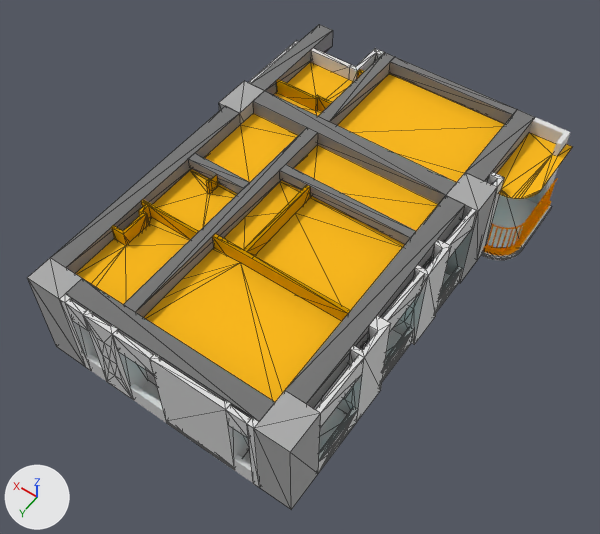
The glTF model LP_2BR_M.gltf: old version first, new version second.
The view is the same before and after, from a 50 mm lens placed at (-3.91, 19.42, 20.09), pointed at (4.72, 7.34, 1.1). Every picture has the same lights, and +X, +Y and +Z are marked at lower left. The older version comes first. Mesh edges are drawn as thin lines on the coarser meshes.
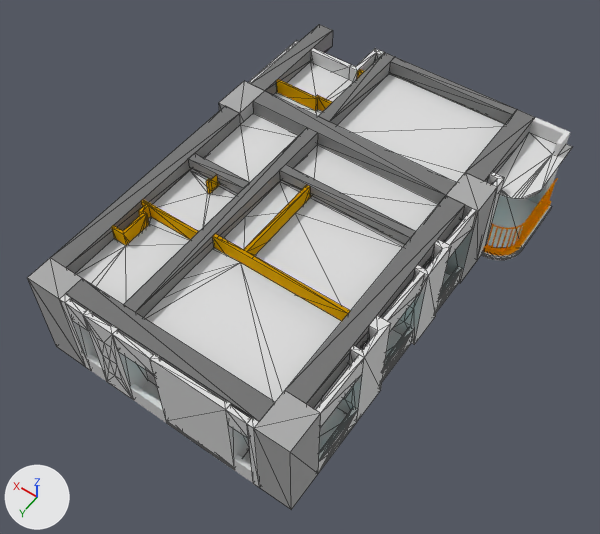
What changed in the scene script:
```text
Change mat_custom__1___imported:
    mat_custom__1___imported.base_color: (1.0, 0.498, 0.0) -> (0.745, 0.745, 0.745)  # yellow #ffbb00 -> light grey #e0e0e0
```

Location of each change, (x1, y1, x2, y2) in pixels of the pictures (600 x 534 px):
'Mesh_15', recoloured (yellow to light grey)
    both: (143, 145, 438, 402)
'Mesh_10', recoloured (lighter)
    both: (337, 73, 504, 182)
'Mesh_19', recoloured (yellow to light grey)
    both: (152, 113, 298, 231)
'Mesh_18', recoloured (yellow to light grey)
    both: (75, 217, 190, 304)
'Mesh_0', recoloured (yellow to light grey)
    both: (497, 132, 572, 199)
'Mesh_9', recoloured (lighter)
    both: (287, 62, 354, 102)
'Mesh_11', recoloured (lighter)
    both: (274, 92, 323, 116)
